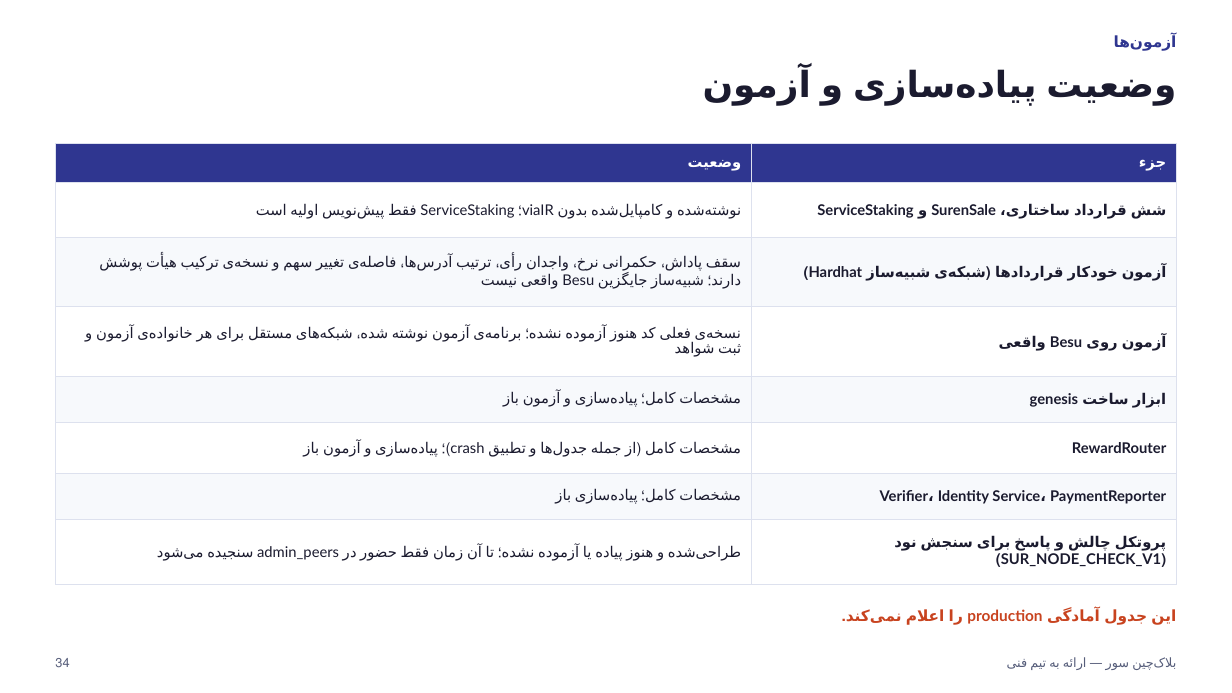
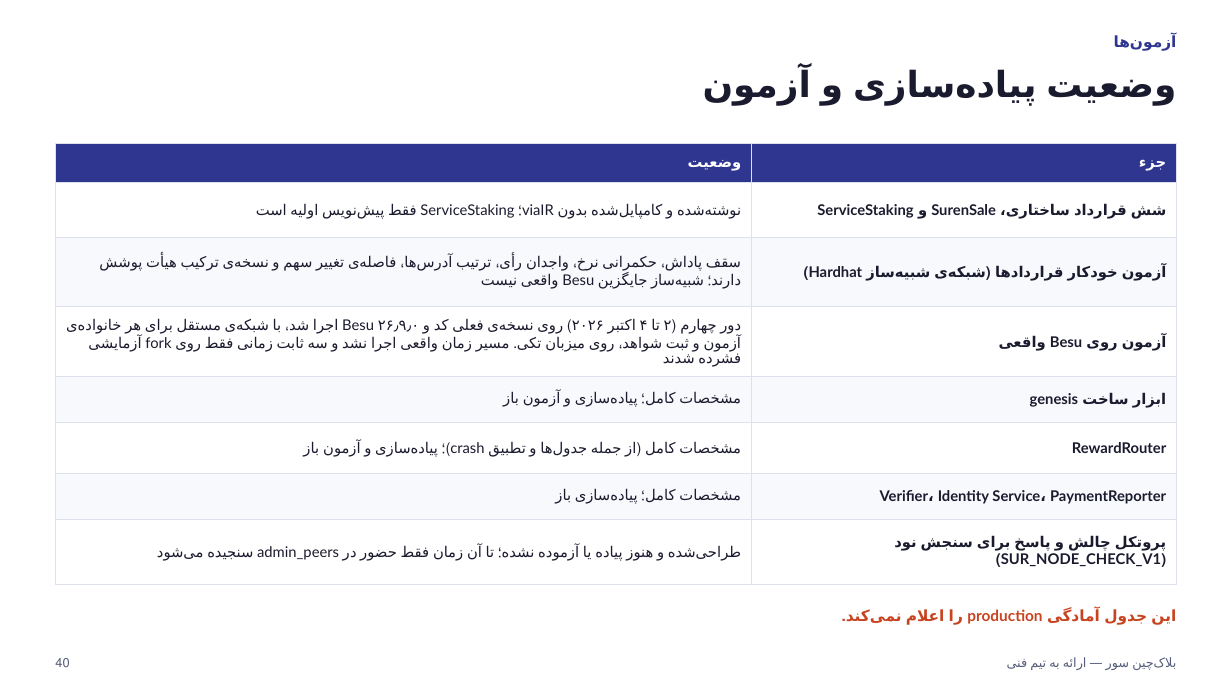
Before and after one commit to Sur-network/sur-new, a slide deck: slide 40 of presentations/Sur - Technical Team Presentation.pptx (slide 34 before the commit). Drawn at 1232x693 pixels with LibreOffice and Linux fonts; fonts in the diff are those of the drawing. Boxes give left, top, right and bottom in pixels: in the first picture for what was removed or moved away, otherwise in the second. Text is boxed around its words. In the diff, an @@ line names an element or a change of style, - is before the commit and + after.

```diff
--- a/presentations/Sur - Technical Team Presentation.pptx
+++ b/presentations/Sur - Technical Team Presentation.pptx
@@ table at (55,143,1177,570) @@
-row 4, column 1: نسخه‌ی فعلی کد هنوز آزموده نشده؛ برنامه‌ی آزمون نوشته شده، شبکه‌های مستقل برای هر خانواده‌ی آزمون و ثبت شواهد
+row 4, column 1: دور چهارم (۲ تا ۴ اکتبر ۲۰۲۶) روی نسخه‌ی فعلی کد و Besu ۲۶٫۹٫۰ اجرا شد، با شبکه‌ی مستقل برای هر خانواده‌ی آزمون و ثبت شواهد، روی میزبان تکی. مسیر زمان واقعی اجرا نشد و سه ثابت زمانی فقط روی fork آزمایشی فشرده شدند
@@ text at (55,658,69,667): text changed @@
-34
+40
```
Also in this commit, not shown: 2 other slides changed, 6 slides added, 13 other files.
